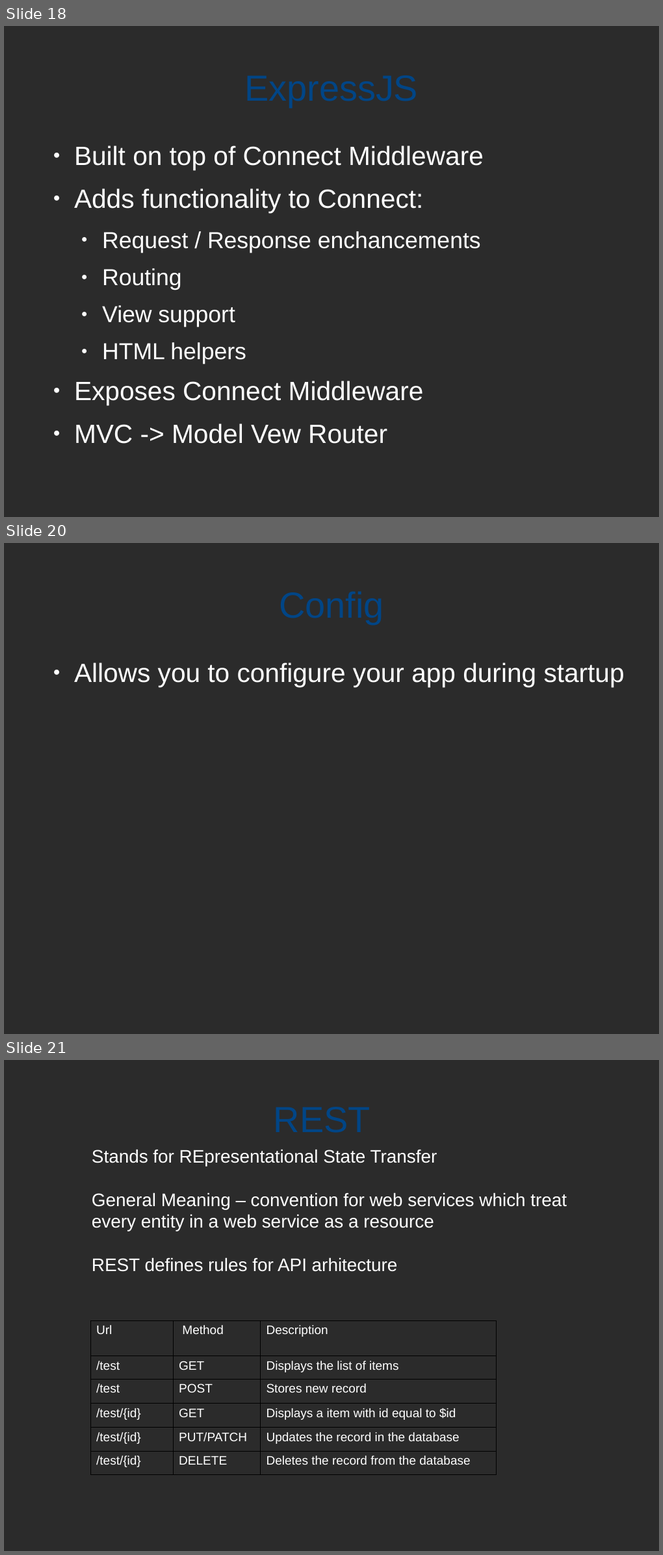
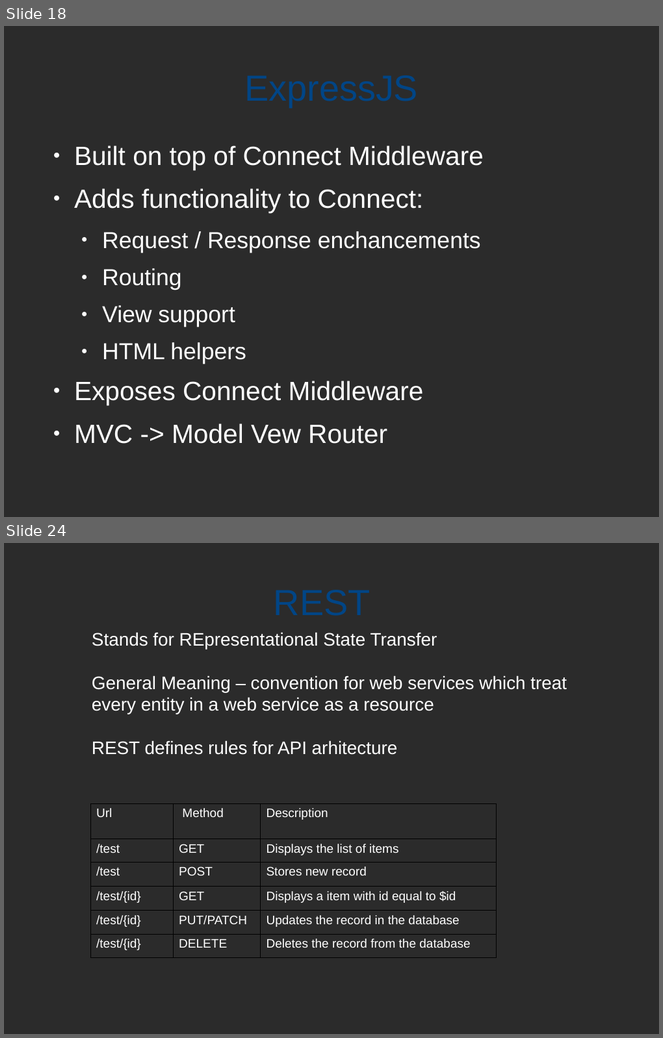
Before and after one commit to FatihHyusein/nodeDemo, a slide deck: Lecture-48-NodeJSNEW3.odp. Shown one above the other, each under a label of ours: slides 18, 20 and 21 before the commit, slides 18 and 24 after it; the slides between them are not shown. The pictures are 663x1555 and 663x1038 pixels, drawn with LibreOffice and Linux fonts; fonts in the diff are those of the drawing; background and template pictures are left out; a plain dark background stands for a picture behind light text. Boxes give left, top, right and bottom in pixels: in the first picture for what was removed or moved away, otherwise in the second. Text is boxed around its words. In the diff, an @@ line names an element or a change of style, - is before the commit and + after.

```diff
--- a/Lecture-48-NodeJSNEW3.odp
+++ b/Lecture-48-NodeJSNEW3.odp
@@ slide 20 removed at (4,543,659,1034), background picture (left out) @@
@@ title removed at (36,563,627,644) @@
-Config
@@ text removed at (74,663,625,687) @@
-● Allows you to configure your app during startup
@@ what was slide 21 is now slide 24 @@
```
Also in this commit, not shown: 1 slide changed, 4 slides added, 20 other files.
